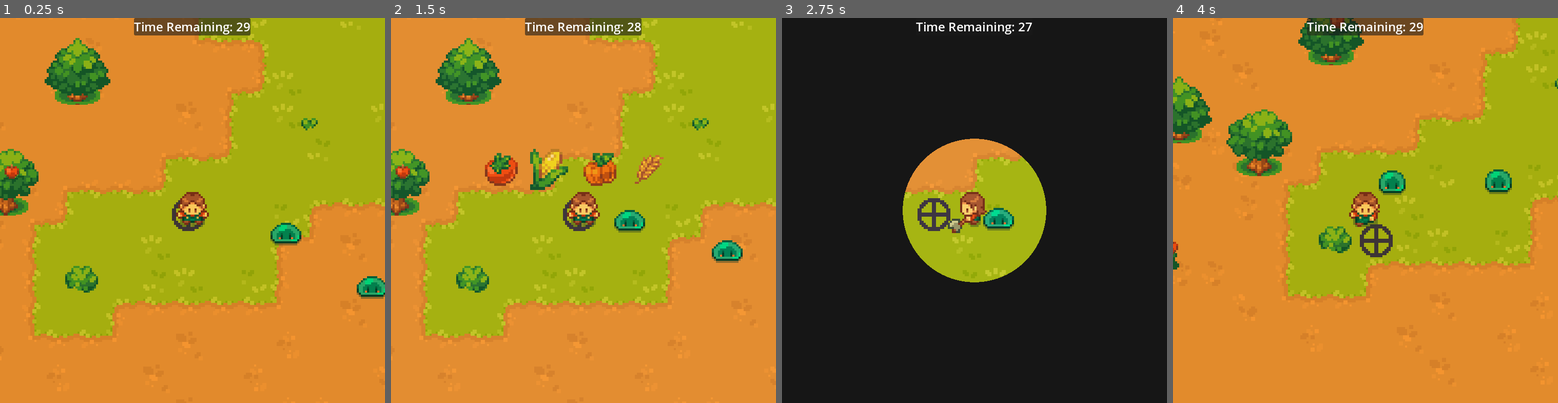
Above: before the commit, frames 1-4 (left to right).
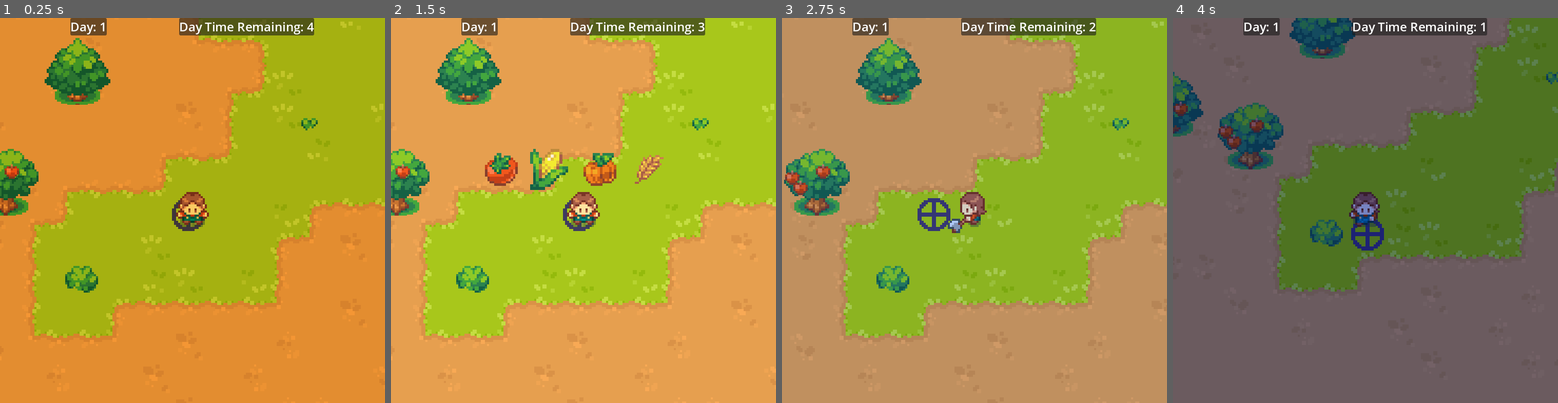
Above: after the commit, the same moments.

Repository: Offshoots/Survival-Game-Test
Game: Godot game, scene res://scenes/levels/level.tscn
Same seed, same stepped clock (60 frames per second), same inputs: the game is played once before the commit and once after it.
Inputs:
- Up to frame 1 (0.25 s): no input
- Up to frame 2 (1.5 s): hold C (seed_forward) from 0.53 s (still down); tap Space (action) at 0.6 s; tap B (build) at 0.8, 1.35 s
- Up to frame 3 (2.75 s): tap Tab (day_change) at 1.55, 2.1 s; release C (seed_forward) at 2.03 s; hold A (left) from 2.03 s (still down); tap Space (action) at 2.3 s
- Up to frame 4 (4 s): tap Space (action) at 2.85 s; tap B (build) at 3.05, 3.6 s; release A (left) at 3.53 s; hold S (down) from 3.53 s (still down); tap Tab (day_change) at 3.8 s

The runs differ from the first frame. In frame 1, 2.7% of the frame differs, in the area x 18-100%, y 0-73%; in frame 2, 61%; in frame 3, 100%; in frame 4, 100%, in the area x 0-100%, y 0-100%.

Commit message:
1_22_2026
1. Created daytime and nighttime timers that initiate the day and "day_restart" function.
2. Added Damage Zone Area 2D
3. Attached Damage Zone to Blob.
4. When Player enters damage zone, they take damage.
5. Blobs explode at sunrise.

Diff:
--- a/scenes/characters/blob.gd
+++ b/scenes/characters/blob.gd
@@ -27,12 +27,9 @@
 var health := 3:
 	set(value):
 		health = value
-		print(value)
 		if health == 0:
 			death()
 			gold = true
-			$CollisionShape2D.queue_free()
-			#Need to queue free the blob collosion node to prevent it from pusing me around.
 		else:
 			gold = false
 
@@ -73,6 +70,7 @@
 
 func death():
 	speed = 0
+	$CollisionShape2D.queue_free()
 	$Animation/AnimationPlayer.current_animation = 'explode'
 
 func push():
--- a/scenes/characters/blob.tscn
+++ b/scenes/characters/blob.tscn
@@ -1,18 +1,16 @@
-[gd_scene load_steps=14 format=3 uid="uid://d158imc22rl57"]
+[gd_scene load_steps=16 format=3 uid="uid://d158imc22rl57"]
 
 [ext_resource type="Texture2D" uid="uid://b466fqj7w4mne" path="res://graphics/characters/blob.png" id="1_n17ut"]
 [ext_resource type="Script" uid="uid://ddmq08koxrnac" path="res://scenes/characters/blob.gd" id="1_xa0uo"]
 [ext_resource type="PackedScene" uid="uid://b1a4cl0kv3lpw" path="res://scenes/vfx/flash_sprite_2d.tscn" id="2_xa0uo"]
 [ext_resource type="Shader" uid="uid://b6nm5dtkeitqy" path="res://shaders/flash.tres" id="3_50kq6"]
+[ext_resource type="PackedScene" uid="uid://dhanaqn5qlg8e" path="res://scenes/characters/damage_area.tscn" id="5_50kq6"]
 
 [sub_resource type="ShaderMaterial" id="ShaderMaterial_pjcp6"]
 resource_local_to_scene = true
 shader = ExtResource("3_50kq6")
 shader_parameter/Color = Color(1, 1, 1, 1)
 shader_parameter/Progress = 0.0
-
-[sub_resource type="CircleShape2D" id="CircleShape2D_nlap5"]
-radius = 6.0827627
 
 [sub_resource type="Animation" id="Animation_n17ut"]
 length = 0.001
@@ -133,6 +131,12 @@
 &"idle_up": SubResource("Animation_pjcp6")
 }
 
+[sub_resource type="CircleShape2D" id="CircleShape2D_nlap5"]
+radius = 6.0827627
+
+[sub_resource type="CircleShape2D" id="CircleShape2D_50kq6"]
+radius = 8.0
+
 [node name="Blob" type="CharacterBody2D" groups=["Enemy"]]
 collision_layer = 4
 collision_mask = 4
@@ -151,10 +155,6 @@
 hframes = 14
 vframes = 4
 
-[node name="CollisionShape2D" type="CollisionShape2D" parent="."]
-position = Vector2(0, 2)
-shape = SubResource("CircleShape2D_nlap5")
-
 [node name="Animation" type="Node" parent="."]
 
 [node name="AnimationPlayer" type="AnimationPlayer" parent="Animation"]
@@ -215,4 +215,14 @@
 target_position = Vector2(0, 20)
 collision_mask = 4
 
+[node name="CollisionShape2D" type="CollisionShape2D" parent="."]
+position = Vector2(0, 2)
+shape = SubResource("CircleShape2D_nlap5")
+
+[node name="DamageArea" parent="." instance=ExtResource("5_50kq6")]
+
+[node name="CollisionShape2D" type="CollisionShape2D" parent="DamageArea"]
+position = Vector2(0, 2)
+shape = SubResource("CircleShape2D_50kq6")
+
 [connection signal="timeout" from="Timer" to="." method="_on_timer_timeout"]
--- /dev/null
+++ b/scenes/characters/damage_area.gd
@@ -0,0 +1,15 @@
+extends Area2D
+
+@onready var timer: Timer = $Timer
+var damage : bool = false
+
+func _on_body_entered(body: Node2D) -> void:
+	if damage == false:
+		timer.start()
+		body.health -= 1
+		damage = true
+
+
+func _on_timer_timeout() -> void:
+	print('Warning! You are taking Damage!')
+	damage = false
--- /dev/null
+++ b/scenes/characters/damage_area.tscn
@@ -0,0 +1,15 @@
+[gd_scene load_steps=2 format=3 uid="uid://dhanaqn5qlg8e"]
+
+[ext_resource type="Script" uid="uid://4j0jn7q38gc6" path="res://scenes/characters/damage_area.gd" id="1_yu7fb"]
+
+[node name="DamageArea" type="Area2D"]
+collision_layer = 2
+collision_mask = 2
+script = ExtResource("1_yu7fb")
+
+[node name="Timer" type="Timer" parent="."]
+wait_time = 0.5
+one_shot = true
+
+[connection signal="body_entered" from="." to="." method="_on_body_entered"]
+[connection signal="timeout" from="Timer" to="." method="_on_timer_timeout"]
--- a/scenes/characters/player.gd
+++ b/scenes/characters/player.gd
@@ -16,6 +16,17 @@
 
 signal tool_use(tool: Enum.Tool, pos: Vector2)
 signal diagnose
+
+var death : bool = false
+
+var health := 3:
+	set(value):
+		health = value
+		print(value)
+		if health == 0:
+			death = true
+			print('You are Dead')
+
 
 func _physics_process(_delta: float) -> void:
 	if can_move:
--- a/scenes/levels/level.gd
+++ b/scenes/levels/level.gd
@@ -10,6 +10,11 @@
 var used_cells: Array[Vector2i]
 var placement_pos : Vector2
 
+var day: int = 1
+var day_timer: bool = true
+
+
+#May not need any of these item variables. I simplified all iventory functions to use Enums
 var apple: int
 var wood: int
 var stone: int
@@ -18,6 +23,8 @@
 var pumpkin: int
 var wheat: int
 
+
+
 @onready var player = $Objects/Player
 #@onready var tree = $Objects/Tree
 @onready var inv = $Overlay/CanvasLayer/InventoryContainer
@@ -28,10 +35,11 @@
 func _ready() -> void:
 	var rand_tree = randi_range(30,50)
 	var rand_rock = randi_range(6,8)
-	var rand_enemy = randi_range(2,3)
 	spawn_trees(rand_tree)
 	spawn_rocks(rand_rock)
-	spawn_enemies(rand_enemy)
+
+	#var rand_enemy = randi_range(2,3)
+	#spawn_enemies(rand_enemy)
 
 
 #This physic function was put in the level script just for active frame debuging.
@@ -49,15 +57,15 @@
 	#Create a ratio of how much of the day has passed from 0 to 1.
 	var daytime_point = 1 - ($Timers/DayTimer.time_left / $Timers/DayTimer.wait_time)
 	var color = daytime_color.sample(daytime_point)
-	var time = $Timers/DayTimer.time_left
-	main_ui.update_time(time)
+	var day_time = $Timers/DayTimer.time_left
+	var night_time = $Timers/NightTimer.time_left
+	main_ui.update_time(day_time, night_time, day_timer)
 	#print(daytime_point)
 	$Overlay/DayTimeColor.color = color
-	if Input.is_action_just_pressed("day_change"):
-		day_restart()
-		#Survival Mode will require food to be consumed each day. Subtract 1 apple each day:
-		#need to remove an apple from the player.inventory array
-		remove_inventory(Enum.Item.APPLE)
+
+	#"Tab" is input for day change by button press. Commenting out for now.
+	#if Input.is_action_just_pressed("day_change"):
+		#day_restart()
 
 	if Input.is_action_just_pressed("inventory"):
 		$Overlay/CanvasLayer/InventoryContainer.visible = not $Overlay/CanvasLayer/InventoryContainer.visible
@@ -225,15 +233,20 @@
 func remove_inventory(item_removed: Enum.Item):
 	#Remove one matching item from the inventory using "erase"
 	player.inventory.erase(item_removed)
-	print(player.inventory)
+	#print(player.inventory)
 	update_invetory(item_removed)
 #endregion
 
 
 #region Day Restart and Level Reset
+#"Day_restart" function calls the "Level_reset" via callback in the middle of the circle transistion/animation for the day change
 func day_restart():
+	#Survival Mode will require food to be consumed each day. Subtract 1 apple each day:
+	#need to remove an apple from the player.inventory array
+	remove_inventory(Enum.Item.APPLE)
+
+	#adjust the shader parameter that creates the circle transistion
 	var tween = create_tween()
-	#adjust the shader parameter that creates the circle transistion
 	tween.tween_property($Overlay/CanvasLayer/DayTransitionLayer.material, "shader_parameter/progress", 1.0, 1.0)
 	tween.tween_interval(0.5)
 	tween.tween_callback(level_reset)
@@ -243,9 +256,14 @@
 	for plant in get_tree().get_nodes_in_group('Plants'):
 		#If there is water on the tile, then plant function grow can be completed
 		plant.grow(plant.coord in $Layers/SoilWaterLayer.get_used_cells())
+	for enemy in get_tree().get_nodes_in_group('Enemy'):
+		enemy.death()
 	$Overlay/CanvasLayer/PlantInfoContainer.update_all()
 	$Layers/SoilWaterLayer.clear()
 	$Timers/DayTimer.start()
+	day_timer = true
+	day += 1
+	main_ui.update_day(day)
 	#This code will search for all object (Trees or other) that have a reset function and will execute the reset.
 	for object in get_tree().get_nodes_in_group('Objects'):
 		if 'reset' in object:
@@ -255,3 +273,14 @@
 #After a plany dies, delete cells used by that plant from the used_cells array
 func plant_death(coord: Vector2i):
 	used_cells.erase(coord)
+
+
+func _on_day_timer_timeout() -> void:
+	#Spawn increasing amounts of enemies every day
+	var rand_enemy = randi_range(3, day + 3)
+	day_timer = false
+	spawn_enemies(rand_enemy)
+	$Timers/NightTimer.start()
+
+func _on_night_timer_timeout() -> void:
+	day_restart()
--- a/scenes/levels/level.tscn
+++ b/scenes/levels/level.tscn
@@ -1135,6 +1135,60 @@
 [node name="Marker2D3" type="Marker2D" parent="Objects/EnemySpawnPositions"]
 position = Vector2(221, 398)
 
+[node name="Marker2D4" type="Marker2D" parent="Objects/EnemySpawnPositions"]
+position = Vector2(128, 307)
+
+[node name="Marker2D5" type="Marker2D" parent="Objects/EnemySpawnPositions"]
+position = Vector2(161, 315)
+
+[node name="Marker2D6" type="Marker2D" parent="Objects/EnemySpawnPositions"]
+position = Vector2(139, 338)
+
+[node name="Marker2D7" type="Marker2D" parent="Objects/EnemySpawnPositions"]
+position = Vector2(170, 504)
+
+[node name="Marker2D8" type="Marker2D" parent="Objects/EnemySpawnPositions"]
+position = Vector2(203, 512)
+
+[node name="Marker2D9" type="Marker2D" parent="Objects/EnemySpawnPositions"]
+position = Vector2(181, 535)
+
+[node name="Marker2D10" type="Marker2D" parent="Objects/EnemySpawnPositions"]
+position = Vector2(318, 446)
+
+[node name="Marker2D11" type="Marker2D" parent="Objects/EnemySpawnPositions"]
+position = Vector2(351, 454)
+
+[node name="Marker2D12" type="Marker2D" parent="Objects/EnemySpawnPositions"]
+position = Vector2(329, 477)
+
+[node name="Marker2D13" type="Marker2D" parent="Objects/EnemySpawnPositions"]
+position = Vector2(-259, 710)
+
+[node name="Marker2D14" type="Marker2D" parent="Objects/EnemySpawnPositions"]
+position = Vector2(-226, 718)
+
+[node name="Marker2D15" type="Marker2D" parent="Objects/EnemySpawnPositions"]
+position = Vector2(-248, 741)
+
+[node name="Marker2D16" type="Marker2D" parent="Objects/EnemySpawnPositions"]
+position = Vector2(-104, 657)
+
+[node name="Marker2D17" type="Marker2D" parent="Objects/EnemySpawnPositions"]
+position = Vector2(-71, 665)
+
+[node name="Marker2D18" type="Marker2D" parent="Objects/EnemySpawnPositions"]
+position = Vector2(-93, 688)
+
+[node name="Marker2D19" type="Marker2D" parent="Objects/EnemySpawnPositions"]
+position = Vector2(-32, 630)
+
+[node name="Marker2D20" type="Marker2D" parent="Objects/EnemySpawnPositions"]
+position = Vector2(1, 638)
+
+[node name="Marker2D21" type="Marker2D" parent="Objects/EnemySpawnPositions"]
+position = Vector2(-21, 661)
+
 [node name="RockSpawnPositions" type="Node2D" parent="Objects"]
 
 [node name="Marker2D" type="Marker2D" parent="Objects/RockSpawnPositions"]
@@ -1191,9 +1245,16 @@
 [node name="Timers" type="Node" parent="."]
 
 [node name="DayTimer" type="Timer" parent="Timers"]
+wait_time = 5.0
+one_shot = true
+autostart = true
+
+[node name="NightTimer" type="Timer" parent="Timers"]
 wait_time = 30.0
 one_shot = true
 autostart = true
 
 [connection signal="diagnose" from="Objects/Player" to="." method="_on_player_diagnose"]
 [connection signal="tool_use" from="Objects/Player" to="." method="_on_player_tool_use"]
+[connection signal="timeout" from="Timers/DayTimer" to="." method="_on_day_timer_timeout"]
+[connection signal="timeout" from="Timers/NightTimer" to="." method="_on_night_timer_timeout"]
--- a/scenes/ui/inventory_container.tscn
+++ b/scenes/ui/inventory_container.tscn
@@ -20,9 +20,9 @@
 anchor_bottom = 1.0
 grow_horizontal = 0
 grow_vertical = 2
-theme_override_constants/margin_left = 10
+theme_override_constants/margin_top = 50
 theme_override_constants/margin_right = 10
-theme_override_constants/margin_bottom = 10
+theme_override_constants/margin_bottom = 50
 
 [node name="VBoxContainer" type="VBoxContainer" parent="MarginContainer"]
 layout_mode = 2
--- a/scenes/ui/main_ui.gd
+++ b/scenes/ui/main_ui.gd
@@ -1,6 +1,18 @@
 extends Control
 
 @onready var day_time_label: Label = $MarginContainer/HBoxContainer/PanelContainer/DayTimeLabel
+@onready var day_label: Label = $MarginContainer/HBoxContainer/PanelContainer2/DayLabel
+@onready var message_label: Label = $MarginContainer2/HBoxContainer/PanelContainer/MessageLabel
 
-func update_time(time: int):
-	day_time_label.text = "Time Remaining: " + str(time)
+
+
+func update_time(day_time: int, night_time: int, timer:bool):
+	if timer == true:
+		day_time_label.text = "Day Time Remaining: " + str(day_time)
+		message_label.hide()
+	else:
+		day_time_label.text = "Night Time Remaining: " + str(night_time)
+		message_label.show()
+
+func update_day(day: int):
+	day_label.text = "Day: " + str(day)
--- a/scenes/ui/main_ui.tscn
+++ b/scenes/ui/main_ui.tscn
@@ -21,6 +21,18 @@
 [node name="HBoxContainer" type="HBoxContainer" parent="MarginContainer"]
 layout_mode = 2
 
+[node name="Spacer3" type="Control" parent="MarginContainer/HBoxContainer"]
+layout_mode = 2
+size_flags_horizontal = 3
+
+[node name="PanelContainer2" type="PanelContainer" parent="MarginContainer/HBoxContainer"]
+layout_mode = 2
+
+[node name="DayLabel" type="Label" parent="MarginContainer/HBoxContainer/PanelContainer2"]
+layout_mode = 2
+theme_override_font_sizes/font_size = 24
+text = "Day: 1"
+
 [node name="Spacer" type="Control" parent="MarginContainer/HBoxContainer"]
 layout_mode = 2
 size_flags_horizontal = 3
@@ -36,3 +48,28 @@
 [node name="Spacer2" type="Control" parent="MarginContainer/HBoxContainer"]
 layout_mode = 2
 size_flags_horizontal = 3
+
+[node name="MarginContainer2" type="MarginContainer" parent="."]
+layout_mode = 1
+anchors_preset = 8
+anchor_left = 0.5
+anchor_top = 0.5
+anchor_right = 0.5
+anchor_bottom = 0.5
+offset_left = -20.0
+offset_top = -175.0
+offset_right = 20.0
+offset_bottom = -135.0
+grow_horizontal = 2
+grow_vertical = 2
+
+[node name="HBoxContainer" type="HBoxContainer" parent="MarginContainer2"]
+layout_mode = 2
+
+[node name="PanelContainer" type="PanelContainer" parent="MarginContainer2/HBoxContainer"]
+layout_mode = 2
+
+[node name="MessageLabel" type="Label" parent="MarginContainer2/HBoxContainer/PanelContainer"]
+layout_mode = 2
+theme_override_font_sizes/font_size = 40
+text = "Survive the Night!"
--- a/scenes/ui/plant_info_container.tscn
+++ b/scenes/ui/plant_info_container.tscn
@@ -18,8 +18,8 @@
 anchor_bottom = 1.0
 grow_vertical = 2
 theme_override_constants/margin_left = 10
-theme_override_constants/margin_top = 10
-theme_override_constants/margin_bottom = 10
+theme_override_constants/margin_top = 50
+theme_override_constants/margin_bottom = 50
 
 [node name="ScrollContainer" type="ScrollContainer" parent="MarginContainer"]
 layout_mode = 2
Not shown, added: scenes/characters/damage_area.gd.uid
